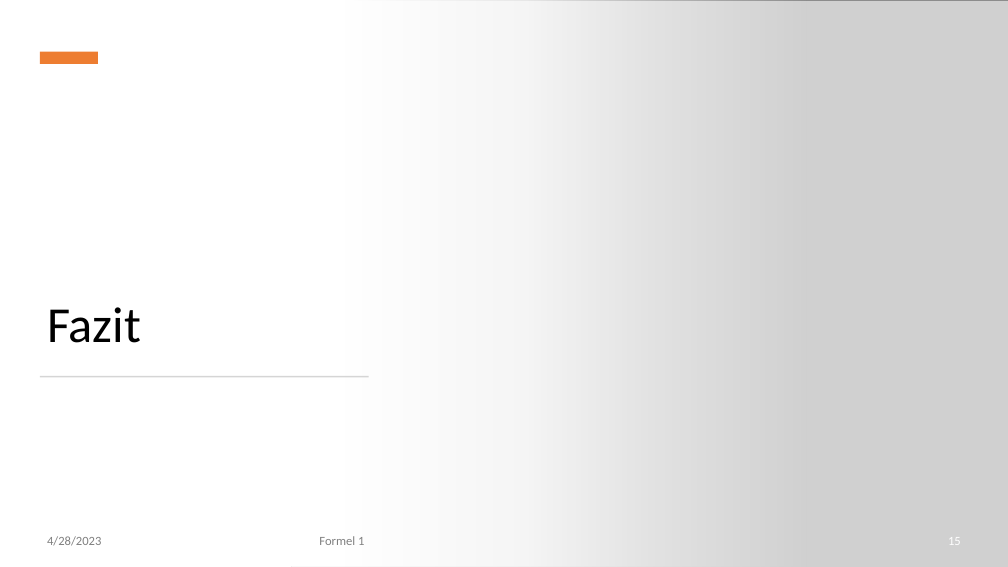
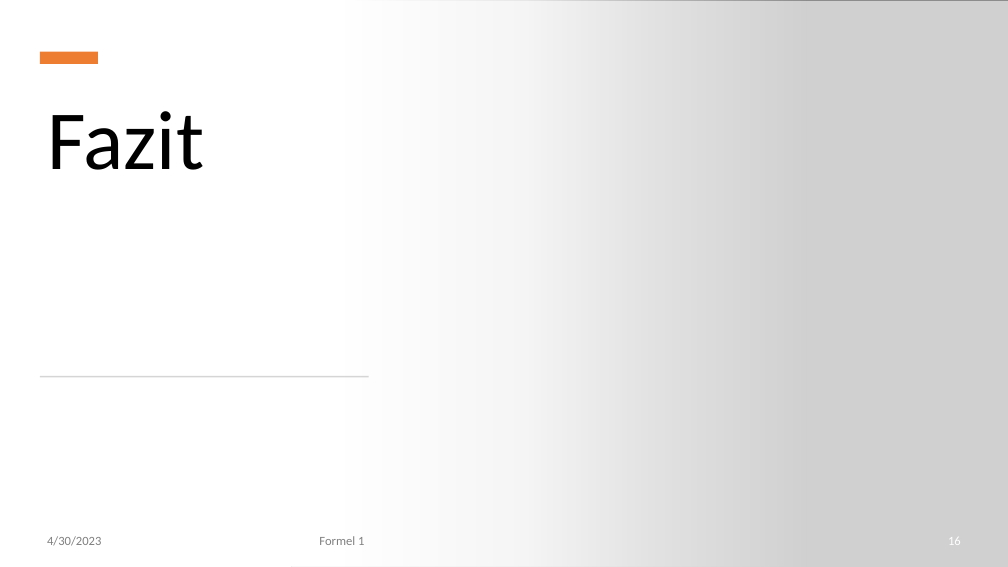
Before and after one commit to NicoHenzel/DataWarehouseWorkshop, a slide deck: slide 16 of Präsentation.pptx (slide 15 before the commit). Drawn at 1008x567 pixels with LibreOffice and Linux fonts; fonts in the diff are those of the drawing; grey boxes stand for pictures. Boxes give left, top, right and bottom in pixels: in the first picture for what was removed or moved away, otherwise in the second. Text is boxed around its words. In the diff, an @@ line names an element or a change of style, - is before the commit and + after.

```diff
--- a/Präsentation.pptx
+++ b/Präsentation.pptx
@@ title "Fazit" at bbox=[47, 111, 204, 170]: size 48 to 80 pt; vertical alignment bottom to top @@
@@ text at bbox=[47, 536, 101, 546]: text changed @@
-4/28/2023
+4/30/2023
```
Also in this commit, not shown: 14 other slides changed, 1 slide added, 1 other file.
